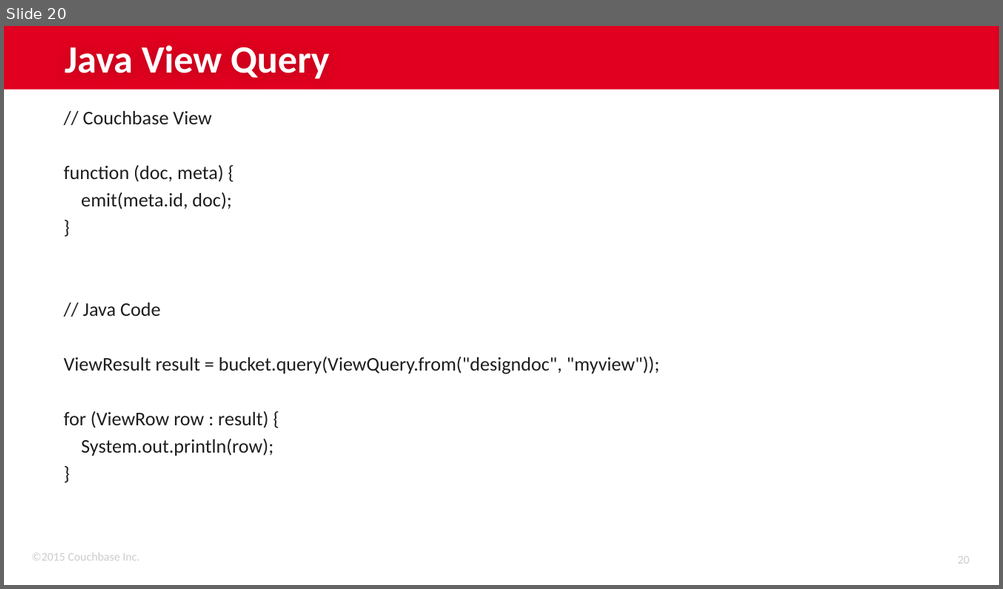
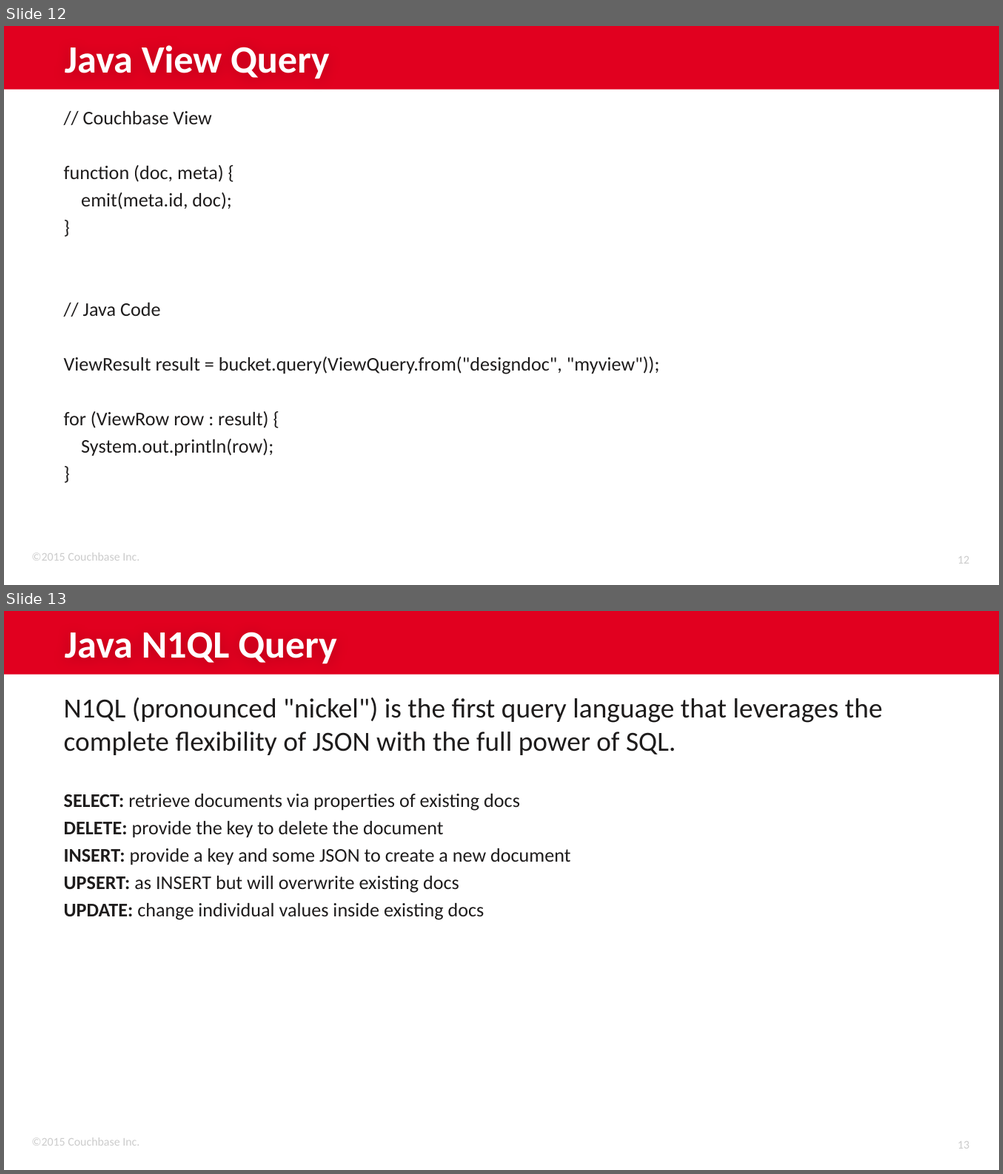
Before and after one commit to couchbaselabs/couchbase-java-workshop, a slide deck: Couchbase Java Workshop.pptx. Shown one above the other, each under a label of ours: slide 20 before the commit, slides 12 and 13 after it. The pictures are 1003x589 and 1003x1174 pixels, drawn with LibreOffice and Linux fonts; fonts in the diff are those of the drawing; background and template pictures are left out. Boxes give left, top, right and bottom in pixels: in the first picture for what was removed or moved away, otherwise in the second. Text is boxed around its words. In the diff, an @@ line names an element or a change of style, - is before the commit and + after.

```diff
--- a/Couchbase Java Workshop.pptx
+++ b/Couchbase Java Workshop.pptx
@@ slide 13 added at <box>4,611,999,1170</box>, background #FFFFFF; not listed: 3 template elements that a slide beside it also shows @@
@@ title added at <box>65,632,336,664</box>, 28 pt, text #FFFFFF, bold @@
+Java N1QL Query
@@ text added at <box>64,698,882,920</box>, 14 pt, text #1E1C1C @@
+N1QL (pronounced "nickel") is the first query language that leverages the complete flexibility of JSON with the full power of SQL.
+SELECT: retrieve documents via properties of existing docs
+DELETE: provide the key to delete the document
+INSERT: provide a key and some JSON to create a new document
+UPSERT: as INSERT but will overwrite existing docs
+UPDATE: change individual values inside existing docs
@@ what was slide 20 is now slide 12 @@
@@ page number at <box>957,557,969,564</box>: text changed @@
-20
+12
```
Also in this commit, not shown: 2 slides changed, 1 other slide added, 1 slide removed, 1 other file.
